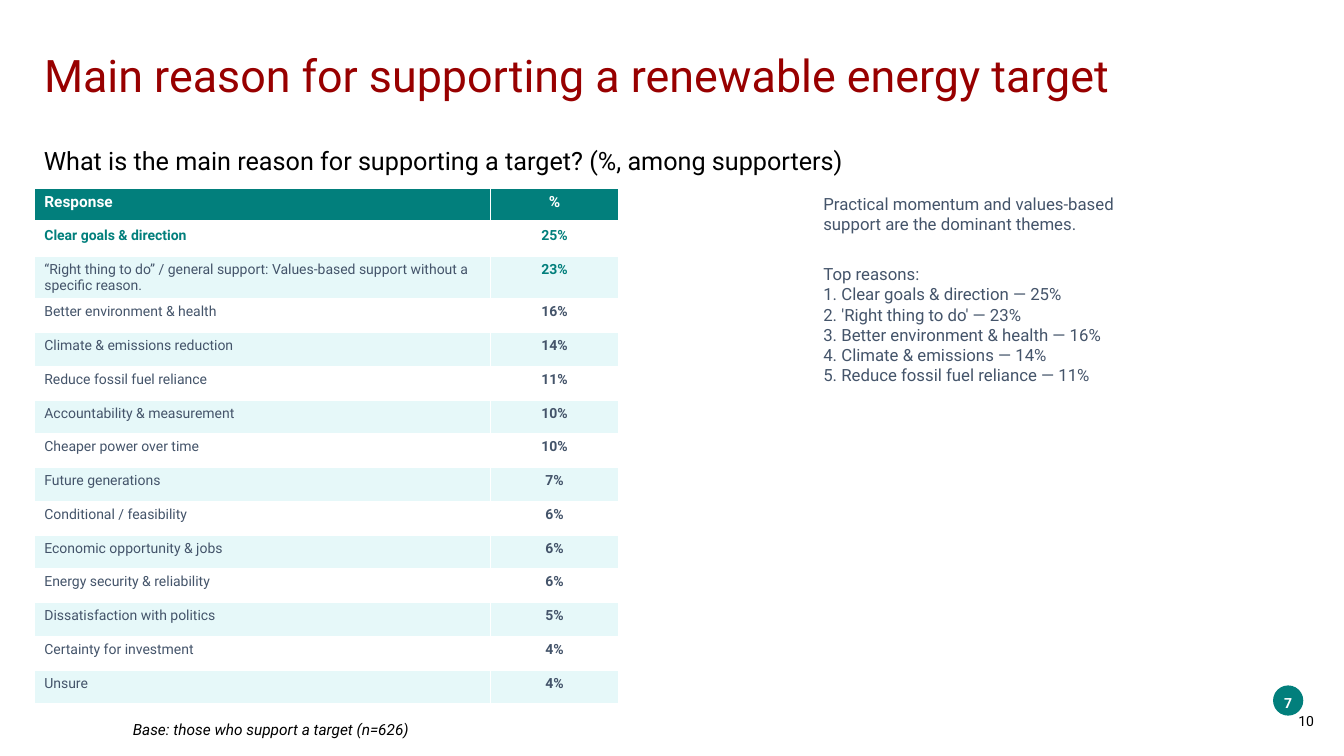
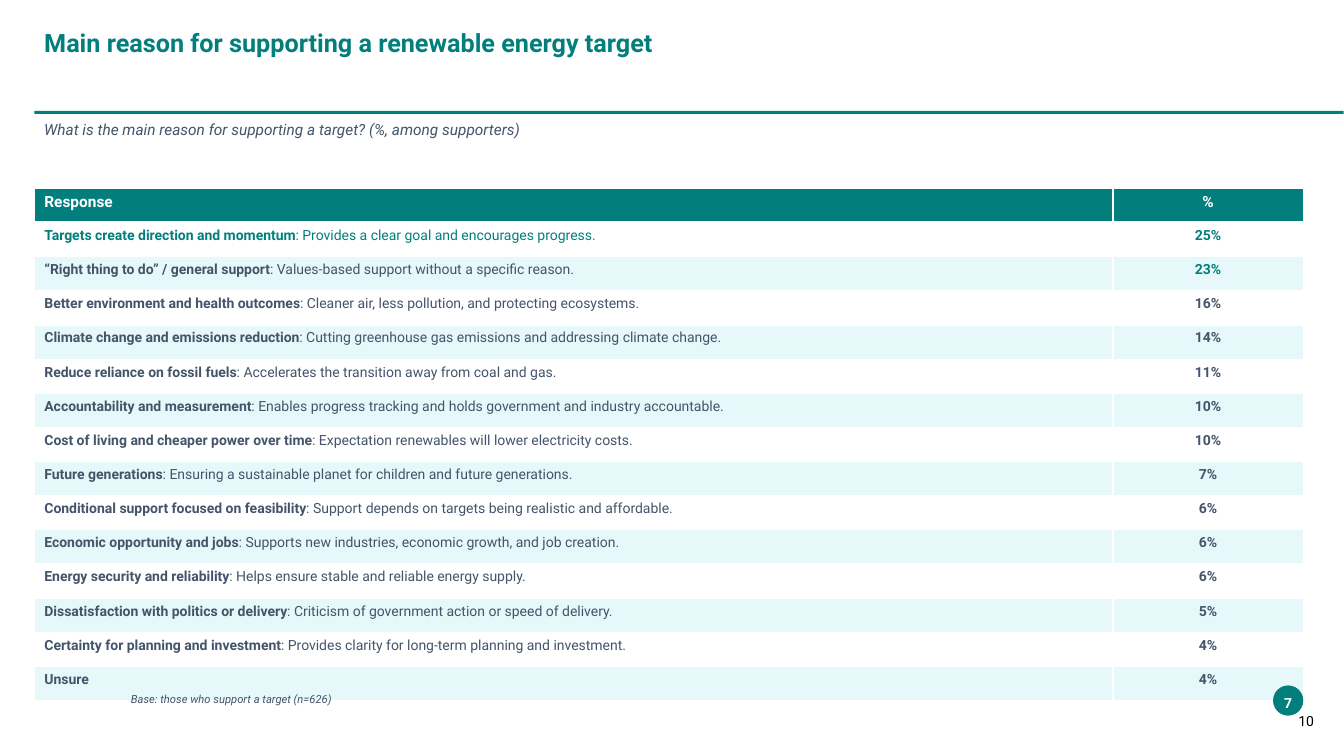
Before and after one commit to ThomasB4242/Test-1, a slide deck: slide 10 of sample_data/wa_energy_output.pptx. Drawn at 1344x756 pixels with LibreOffice and Linux fonts; fonts in the diff are those of the drawing; background and template pictures are left out. Boxes give left, top, right and bottom in pixels: in the first picture for what was removed or moved away, otherwise in the second. Text is boxed around its words. In the diff, an @@ line names an element or a change of style, - is before the commit and + after.

```diff
--- a/sample_data/wa_energy_output.pptx
+++ b/sample_data/wa_energy_output.pptx
@@ text "Main reason for supporting a ...": place and size @@
-text "Main reason for supporting a ..." at (44,58,1108,102)
+text "Main reason for supporting a ..." at (44,33,652,58)
@@ text "Main reason for supporting a ..." at (44,33,652,58): size 32 to 18 pt, text colour #980000 to #027F7C, bold on; line spacing 0.9 to 1; vertical alignment middle to top @@
@@ text "What is the main reason ...": place and size @@
-text "What is the main reason ..." at (44,150,843,176)
+text "What is the main reason ..." at (44,123,520,138)
@@ text "What is the main reason ..." at (44,123,520,138): size 18 to 11 pt, text colour #000000 to #44546A, italic on; line spacing 1.1 to 1 @@
@@ rectangle added at (34,111,1344,114), fill #027F7C @@
@@ table at (34,189,1304,701) @@
-row 2, column 1: Clear goals & direction
+row 2, column 1: Targets create direction and momentum: Provides a clear goal and encourages progress.
-row 4, column 1: Better environment & health
+row 4, column 1: Better environment and health outcomes: Cleaner air, less pollution, and protecting ecosystems.
-row 5, column 1: Climate & emissions reduction
+row 5, column 1: Climate change and emissions reduction: Cutting greenhouse gas emissions and addressing climate change.
-row 6, column 1: Reduce fossil fuel reliance
+row 6, column 1: Reduce reliance on fossil fuels: Accelerates the transition away from coal and gas.
-row 7, column 1: Accountability & measurement
+row 7, column 1: Accountability and measurement: Enables progress tracking and holds government and industry accountable.
-row 8, column 1: Cheaper power over time
+row 8, column 1: Cost of living and cheaper power over time: Expectation renewables will lower electricity costs.
-row 9, column 1: Future generations
+row 9, column 1: Future generations: Ensuring a sustainable planet for children and future generations.
-row 10, column 1: Conditional / feasibility
+row 10, column 1: Conditional support focused on feasibility: Support depends on targets being realistic and affordable.
-row 11, column 1: Economic opportunity & jobs
+row 11, column 1: Economic opportunity and jobs: Supports new industries, economic growth, and job creation.
-row 12, column 1: Energy security & reliability
+row 12, column 1: Energy security and reliability: Helps ensure stable and reliable energy supply.
-row 13, column 1: Dissatisfaction with politics
+row 13, column 1: Dissatisfaction with politics or delivery: Criticism of government action or speed of delivery.
-row 14, column 1: Certainty for investment
+row 14, column 1: Certainty for planning and investment: Provides clarity for long-term planning and investment.
@@ bold on in "“Right thing to do” / general support:", "Unsure" @@
@@ table: place and size @@
-table at (34,189,619,696)
+table at (34,189,1304,701)
@@ text removed at (823,197,1114,381) @@
-Practical momentum and values-based
-support are the dominant themes.
-Top reasons:
-1. Clear goals & direction — 25%
-2. 'Right thing to do' — 23%
-3. Better environment & health — 16%
-4. Climate & emissions — 14%
-5. Reduce fossil fuel reliance — 11%
@@ text "Base: those who support a ...": place and size @@
-text "Base: those who support a ..." at (133,723,409,739)
+text "Base: those who support a ..." at (131,694,332,706)
@@ text "Base: those who support a ..." at (131,694,332,706): size 11 to 8 pt, text colour #000000 to #44546A; line spacing 1.1 to 1 @@
```
Also in this commit, not shown: 2 other slides changed, 5 other files.
